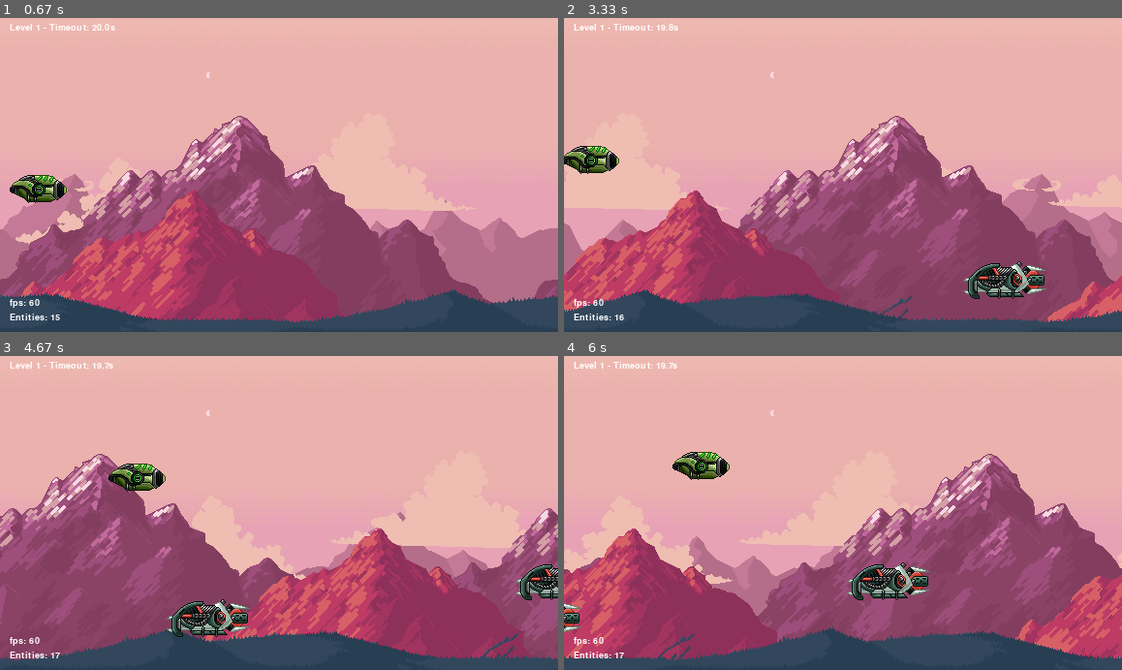
Above: before the commit, frames 1-4 (two rows, left to right).
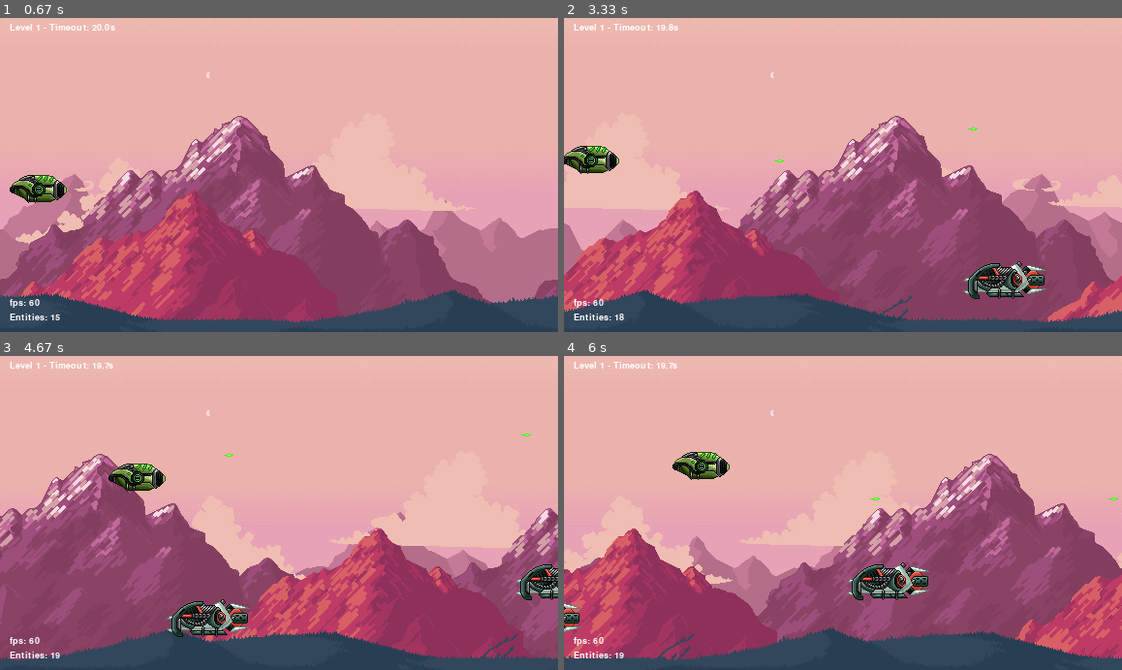
Above: after the commit, the same moments.

Repository: JoaoNahid/PyGame
Game: pygame game, started from main.py
Same seed, same stepped clock (60 frames per second), same inputs: the game is played once before the commit and once after it.
Inputs:
- Up to frame 1 (0.67 s): tap Space at 0.33 s
- Up to frame 2 (3.33 s): tap Space at 0.67, 1.07, 1.37, 1.57, 1.87, 2.07, 2.37, 2.63, 2.97, 3.27 s; hold W 1-1.47 s; hold D 1.5-1.97 s; hold A 2-2.53 s; hold S 2.57-2.87 s; hold A 2.9-3.3 s
- Up to frame 3 (4.67 s): hold W 3.33-3.7 s; tap Space at 3.4, 3.8, 4.1, 4.47 s; hold D 3.73-4.37 s; hold S from 4.4 s (still down)
- Up to frame 4 (6 s): release S at 4.77 s; hold A 4.8-5.27 s; tap Space at 4.87, 5.17, 5.37, 5.67, 5.87 s; hold D 5.3-5.77 s; hold W from 5.8 s (still down)

Frame 1 is identical in both runs. In frame 2, less than 0.1% of the frame differs, in the area x 9-75%, y 34-96%; in frame 3, less than 0.1%, in the area x 9-96%, y 24-97%; in frame 4, less than 0.1%.

Commit message:
:sparkles: Feature: Add shoot

Diff:
--- a/code/Const.py
+++ b/code/Const.py
@@ -37,9 +37,15 @@
     'Level1Bg6': 9999,
     'Player1': 1000,
     'Player2': 1000,
+    'Player1Shoot': 1000,
+    'Player2Shoot': 1000,
     'Enemy1': 100,
     'Enemy2': 300,
 }
 
+# Delay
+ENTITY_DELAY = {
+    'shoot': 10
+}
 # Event
 EVENT_ENEMY = pygame.USEREVENT + 1
--- a/code/Enemy.py
+++ b/code/Enemy.py
@@ -10,3 +10,6 @@
     def move(self, two_players: bool = False):
         self.rect.centerx -= ENTITY_SPEED[self.name]
         pass
+
+    def shoot(self):
+        pass
--- a/code/EntityMediator.py
+++ b/code/EntityMediator.py
@@ -1,5 +1,7 @@
+from code.Const import WIN_WIDTH
 from code.Enemy import Enemy
 from code.Entity import Entity
+from code.PlayerShoot import PlayerShoot
 
 
 class EntityMediator:
@@ -8,6 +10,10 @@
     def __verify_collision_window(ent: Entity):
         if isinstance(ent, Enemy): # Verify if is a Enemy entity
             if ent.rect.right < 0:
+                ent.health = 0
+
+        if isinstance(ent, PlayerShoot):
+            if ent.rect.left >= WIN_WIDTH:
                 ent.health = 0
 
     @staticmethod
--- a/code/Level.py
+++ b/code/Level.py
@@ -9,6 +9,8 @@
 from code.Entity import Entity
 from code.EntityFactory import EntityFactory
 from code.EntityMediator import EntityMediator
+from code.Player import Player
+from code.Enemy import Enemy
 
 
 class Level:
@@ -34,6 +36,10 @@
             for ent in self.entity_list:
                 self.window.blit(source=ent.surf, dest=ent.rect)
                 ent.move(self.game_mode == '2P')
+                if isinstance(ent, (Player, Enemy)):
+                    shoot = ent.shoot()
+                    if shoot:
+                        self.entity_list.append(shoot)
 
             for event in pygame.event.get():
                 # Close window
--- a/code/Player.py
+++ b/code/Player.py
@@ -1,7 +1,8 @@
 import pygame.key
 
-from code.Const import ENTITY_SPEED, WIN_HEIGHT, WIN_WIDTH
+from code.Const import ENTITY_SPEED, WIN_HEIGHT, WIN_WIDTH, ENTITY_DELAY
 from code.Entity import Entity
+from code.PlayerShoot import PlayerShoot
 
 
 class Player(Entity):
@@ -9,23 +10,39 @@
     def __init__(self, name: str, position: tuple = (0,0), speed: int = 1, keyboard: int = 1):
         super().__init__(name, position, speed)
         self.keyboard = keyboard
+        self.shoot_delay = ENTITY_DELAY['shoot']
 
     def update(self, ):
         pass
 
     def move(self, two_players: bool = False):
         pressed_key = pygame.key.get_pressed()
+        # Move Y
         key_up = pygame.K_w if self.keyboard == 1 else pygame.K_UP
         key_down = pygame.K_s if self.keyboard == 1 else pygame.K_DOWN
         if pressed_key[key_up] and self.rect.top > 0:
             self.rect.centery -= ENTITY_SPEED[self.name]
-
         if pressed_key[key_down] and self.rect.bottom < WIN_HEIGHT:
             self.rect.centery += ENTITY_SPEED[self.name]
 
+        # Move X
         key_left = pygame.K_a if self.keyboard == 1 else pygame.K_LEFT
         key_right = pygame.K_d if self.keyboard == 1 else pygame.K_RIGHT
         if pressed_key[key_left] and self.rect.left > 0:
             self.rect.centerx -= ENTITY_SPEED[self.name]
         if pressed_key[key_right] and self.rect.right < WIN_WIDTH:
             self.rect.centerx += ENTITY_SPEED[self.name]
+
+        # Shot
+    def shoot(self):
+        self.shoot_delay -= 1
+        if self.shoot_delay == 0:
+            self.reset_shoot_delay()
+            pressed_key = pygame.key.get_pressed()
+            key_shot = pygame.K_SPACE if self.keyboard == 1 else pygame.K_RCTRL
+            if pressed_key[key_shot]:
+                return PlayerShoot(name=f'{self.name}Shoot', position=(self.rect.centerx, self.rect.centery), speed=10)
+        return None
+
+    def reset_shoot_delay(self):
+        self.shoot_delay = ENTITY_DELAY['shoot']
--- /dev/null
+++ b/code/PlayerShoot.py
@@ -0,0 +1,10 @@
+from code.Entity import Entity
+
+
+class PlayerShoot(Entity):
+
+    def __init__(self, name: str, position: tuple = (0, 0), speed: int = 1):
+        super().__init__(name, position, speed)
+
+    def move(self, two_players: bool = False):
+        self.rect.centerx += self.speed
Renamed: assets/images/Player1Shot.png -> assets/images/Player1Shoot.png
Renamed: assets/images/Player2Shot.png -> assets/images/Player2Shoot.png
